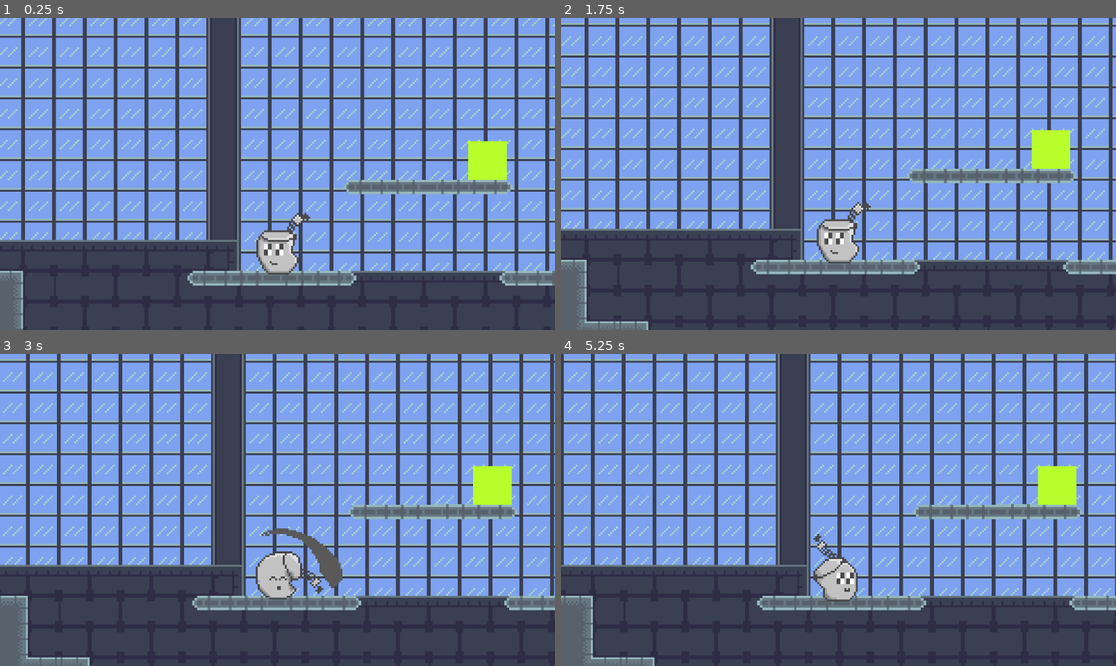
Above: before the commit, frames 1-4 (two rows, left to right).
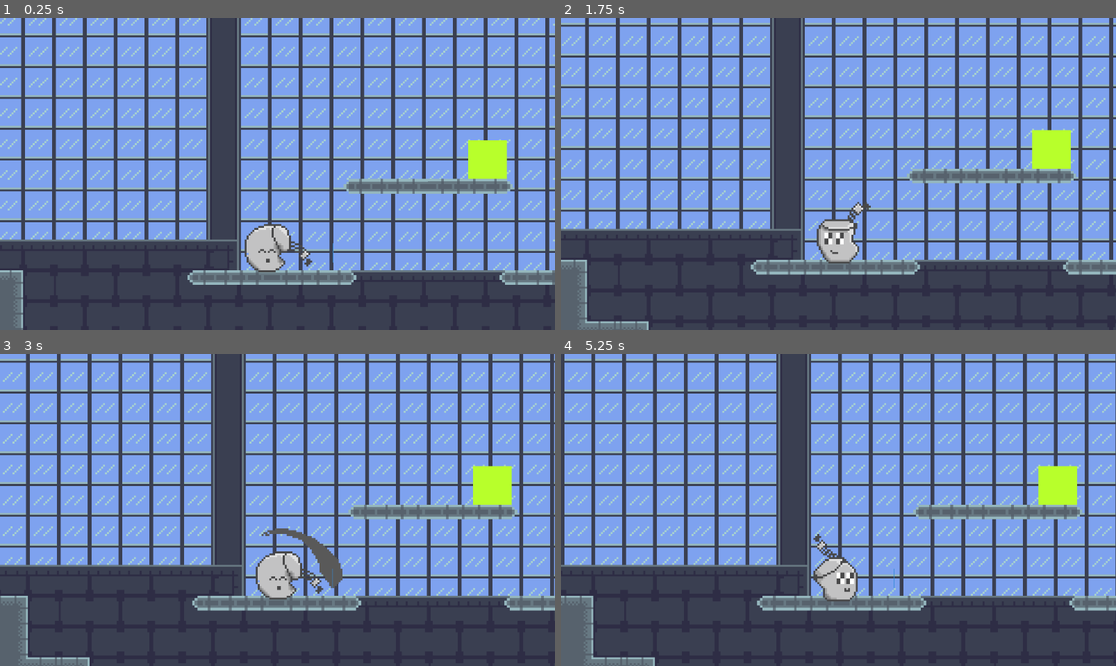
Above: after the commit, the same moments.

Repository: HercMakesThings/godot_platformer_study
Game: Godot game, scene res://scenes/game.tscn
Same seed, same stepped clock (60 frames per second), same inputs: the game is played once before the commit and once after it.
Inputs (mouse positions are in pixels of both pictures, inside the frame that each line leads up to):
- Up to frame 1 (0.25 s): no input
- Up to frame 2 (1.75 s): move the mouse to (960, 158) at 0.52 s; press the mouse at (960, 158) at 0.53 s; hold D (run_right_test) from 0.53 s (still down); tap Space (jump_test) at 0.77, 1.52 s; move the mouse to (727, 189) at 1.27 s; release the mouse at (727, 189) at 1.28 s; click (727, 189) at 1.35 s
- Up to frame 3 (3 s): move the mouse to (333, 441) at 2.02 s; release D (run_right_test) at 2.03 s; press the mouse at (333, 441) at 2.03 s; hold A (run_left_test) 2.03-2.78 s; move the mouse to (249, 572) at 2.77 s; release the mouse at (249, 572) at 2.78 s; hold D (run_right_test) from 2.78 s (still down); click (249, 572) at 2.85 s
- Up to frame 4 (5.25 s): tap Space (jump_test) at 3.02, 3.77, 4.52 s; move the mouse to (1005, 556) at 3.52 s; press the mouse at (1005, 556) at 3.53 s; move the mouse to (672, 463) at 4.27 s; release D (run_right_test) at 4.28 s; release the mouse at (672, 463) at 4.28 s; hold A (run_left_test) 4.28-5.03 s; click (672, 463) at 4.35 s; move the mouse to (866, 510) at 5.02 s; press the mouse at (866, 510) at 5.03 s; hold D (run_right_test) from 5.03 s (still down)

The runs differ from the first frame. In frame 1, 7.3% of the frame differs, in the area x 0-100%, y 0-100%; in frame 2, 4.9%; in frame 3, 0.2%; in frame 4, 5.0%.

Commit message:
physics update mk1

Diff:
--- a/scenes/PlayerBasicAttack.gd
+++ b/scenes/PlayerBasicAttack.gd
@@ -8,6 +8,8 @@
 
 var attack_frames
 var attack_count
+
+@onready var hitbox = $"../../Hitbox"
 
 #@onready var hitbox_1 = get_node("./atk_1_hitbox")
 #@onready var atk_1_hitbox = $atk_1_hitbox
@@ -31,17 +33,20 @@
 	#add_child(atk_1_hitbox)
 
 func Update(_delta):
+	#hitbox.disabled
 	#atk_1_hitbox.shape_owner_get_shape()
 	#self.remove_child(atk_1_hitbox)
 	#if attack_frames == 15:
 		#self.add_child(atk_1_hitbox)
 	#if attack_count == 1:
 		#animated_sprite_2d.play("basic_attack_1")
+	#if attack_frames >= 15 && attack_frames <= 18:
+		#hitbox.set_process_mode(PROCESS_MODE_INHERIT)
 	if attack_frames >= 30:
 		state_transition.emit(self, "PlayerIdle")
 		return
 	attack_frames = attack_frames + 1
-	pass
+
 
 func Exit():
 	pass
--- a/scenes/player.tscn
+++ b/scenes/player.tscn
@@ -13,6 +13,8 @@
 [ext_resource type="Script" path="res://scenes/PlayerBasicAttack.gd" id="10_q08rp"]
 [ext_resource type="PackedScene" uid="uid://cl6f5342w14nm" path="res://scenes/hitbox.tscn" id="12_3dntq"]
 [ext_resource type="Script" path="res://scripts/PlayerDamaged.gd" id="12_7jsp1"]
+[ext_resource type="Script" path="res://scripts/PlayerLandingLag.gd" id="13_blm3h"]
+[ext_resource type="Script" path="res://scripts/player_vel_vis.gd" id="14_5ghsh"]
 
 [sub_resource type="AtlasTexture" id="AtlasTexture_ig227"]
 atlas = ExtResource("3_ruck4")
@@ -54,6 +56,10 @@
 atlas = ExtResource("3_ruck4")
 region = Rect2(134, 89, 32, 37)
 
+[sub_resource type="AtlasTexture" id="AtlasTexture_02wtl"]
+atlas = ExtResource("3_ruck4")
+region = Rect2(192, 0, 64, 64)
+
 [sub_resource type="AtlasTexture" id="AtlasTexture_xqeti"]
 atlas = ExtResource("3_34dju")
 region = Rect2(0, 32, 32, 32)
@@ -126,6 +132,14 @@
 "loop": true,
 "name": &"jump_squat",
 "speed": 3.0
+}, {
+"frames": [{
+"duration": 1.0,
+"texture": SubResource("AtlasTexture_02wtl")
+}],
+"loop": true,
+"name": &"landing_lag",
+"speed": 5.0
 }, {
 "frames": [{
 "duration": 1.0,
@@ -156,6 +170,17 @@
 
 [sub_resource type="CircleShape2D" id="CircleShape2D_onhl1"]
 radius = 9.05539
+
+[sub_resource type="CanvasTexture" id="CanvasTexture_yfwbj"]
+specular_color = Color(0.408699, 0.692188, 0.907185, 1)
+
+[sub_resource type="Animation" id="Animation_nfhr8"]
+resource_name = "enable_hurtbox"
+
+[sub_resource type="AnimationLibrary" id="AnimationLibrary_22ne6"]
+_data = {
+"enable_hurtbox": SubResource("Animation_nfhr8")
+}
 
 [node name="Player" type="CharacterBody2D"]
 collision_layer = 9
@@ -165,7 +190,7 @@
 [node name="AnimatedSprite2D" type="AnimatedSprite2D" parent="."]
 position = Vector2(3, -5)
 sprite_frames = SubResource("SpriteFrames_32tf0")
-animation = &"damaged"
+animation = &"basic_attack_1"
 offset = Vector2(6.01, -15.445)
 script = ExtResource("5_sssnf")
 
@@ -205,9 +230,23 @@
 [node name="PlayerDamaged" type="Node" parent="FSM"]
 script = ExtResource("12_7jsp1")
 
+[node name="PlayerLandingLag" type="Node" parent="FSM"]
+script = ExtResource("13_blm3h")
+
 [node name="Hitbox" parent="." instance=ExtResource("12_3dntq")]
-visible = false
 position = Vector2(18, -12)
 rotation = -0.565487
 
+[node name="Line2D" type="Line2D" parent="."]
+position = Vector2(28.945, 0)
+points = PackedVector2Array(0.025, 0, 0, 0)
+default_color = Color(0.201004, 0.544663, 0.844904, 1)
+texture = SubResource("CanvasTexture_yfwbj")
+script = ExtResource("14_5ghsh")
+
+[node name="AnimationPlayer" type="AnimationPlayer" parent="."]
+libraries = {
+"": SubResource("AnimationLibrary_22ne6")
+}
+
 [connection signal="area_entered" from="Hurtbox" to="." method="_on_hurtbox_area_entered"]
--- a/scenes/sprite_position_util.gd
+++ b/scenes/sprite_position_util.gd
@@ -16,7 +16,16 @@
 		else:
 			offset.x = 6
 			offset.y = -15
-		return
-	if animation != "basic_attack_1":
+		#return
+	elif animation == "landing_lag":
+		offset.x = 0
+		offset.y = -16
+	elif animation == "walk_right":
+		offset.x = -8
+		offset.y = 0
+	else:
 		offset.x = 0
 		offset.y = 0
+	#if animation != "basic_attack_1":
+		#offset.x = 0
+		#offset.y = 0
--- a/scripts/Hitbox.gd
+++ b/scripts/Hitbox.gd
@@ -4,11 +4,18 @@
 
 var dmg: float = 15
 var kb_angle: Vector2 = Vector2(1,2).normalized()
+var is_active: bool
+var atk_frames;
+@onready var shape = $CollisionShape2D
+@onready var animated_sprite = $"../AnimatedSprite2D"
 
 var xoff = 18
 # Called when the node enters the scene tree for the first time.
 func _ready():
 	print("ready from hitbox!")
+	shape.set_disabled(true)
+	is_active = false
+	atk_frames = 0
 	pass # Replace with function body.
 
 
@@ -24,6 +31,20 @@
 	#pass
 	#print("player direction: " + str(player.dir))
 	#print("x position: " + str(position.x))
+	print(animated_sprite.animation)
+	is_active = false
+	var frame = animated_sprite.get_frame()
+	print(frame)
+	if animated_sprite.animation == "basic_attack_1":
+		if atk_frames >= 10 && atk_frames <= 15:
+			is_active = true
+		atk_frames += 1
+	if atk_frames >= 16:
+		atk_frames = 0
+	if is_active:
+		shape.set_disabled(false)
+	else:
+		shape.set_disabled(true)
 	if player.dir != 0:
 		#position.x = (position.x * player.dir) * delta
 		#if player.dir == 1:
@@ -31,11 +52,11 @@
 		if player.dir == 1:
 			#rotation = 0
 			#set_rotation(PI/2)
-			set_rotation(0.5585)
+			set_rotation(-0.5585)
 		else:
 			#rotation = 90
 			#set_rotation(0)
-			set_rotation(-0.5585)
+			set_rotation(0.5585)
 		position.x = xoff * player.dir
 	else:
 		#position.x = (position.x * player.prev_dir) * delta
--- /dev/null
+++ b/scripts/PlayerLandingLag.gd
@@ -0,0 +1,23 @@
+extends State
+class_name PlayerLandingLag
+
+@onready var animated_sprite = $"../../AnimatedSprite2D"
+@onready var player = $"../.."
+
+var landing_frames
+
+signal is_in_landing_lag
+
+func Enter():
+	landing_frames = 0
+
+func Update(delta):
+	if landing_frames <= 5:
+		is_in_landing_lag.emit()
+		animated_sprite.play("landing_lag")
+	else:
+		state_transition.emit(self, "PlayerIdle")
+	landing_frames = landing_frames + 1
+
+func Exit():
+	pass
--- a/scripts/finite_state_machine.gd
+++ b/scripts/finite_state_machine.gd
@@ -53,6 +53,6 @@
 	current_state = newState
 
 func _physics_process(delta):
-	#print(current_state.name.to_lower())
+	print(current_state.name.to_lower())
 	if current_state:
 		current_state.Update(delta)
--- a/scripts/player.gd
+++ b/scripts/player.gd
@@ -4,40 +4,51 @@
 #const SPEED = 200.0
 @export var speed: float = 200.0
 const MAX_SPEED: float = 400.0
-const JUMP_VELOCITY = -300.0
+#const JUMP_VELOCITY = -300.0
+const JUMP_VELOCITY = -1000.0
+const TERMINAL_VELOCITY = 250.0
 @onready var fsm = $FSM
 var dir: int = 1
 var prev_dir: int
 var accel: Vector2
+var air_accel: Vector2
 var mass: float = 5.0
 var attack_flag: bool = false
 var fr_force = Vector2(0,0)
 var fr_threshold = 20
-var friction = 0.5
-var air_friction = 0.95
+var friction = 0.45
+var air_friction = 0.8
+var air_drift: Vector2
 var inertia: Vector2
 var is_running: bool
 var is_aerial: bool
+var weight: float
+var on_ground: bool
 
 # Get the gravity from the project settings to be synced with RigidBody nodes.
 var GRAVITY = ProjectSettings.get_setting("physics/2d/default_gravity")
 var gravity
 
 @onready var animated_sprite = $AnimatedSprite2D
+
+@onready var hitbox = $Hitbox
+
 
 func _ready():
 	gravity = GRAVITY
 	prev_dir = dir
 	inertia = Vector2(0,0)
+	air_drift = Vector2(0,0)
+	weight = gravity * mass
 
 	fsm.find_child("PlayerMove").is_player_moving.connect(_on_player_moving)
 	fsm.find_child("PlayerJumpSquat").is_player_jumping.connect(_on_player_jumping)
 	fsm.find_child("PlayerBasicAttack").is_player_attacking.connect(_on_player_attacking)
 	fsm.find_child("PlayerDamaged").is_in_hitlag.connect(_on_player_under_hitlag)
 	fsm.find_child("PlayerDamaged").is_in_hitstun.connect(_on_player_under_hitstun)
+	fsm.find_child("PlayerLandingLag").is_in_landing_lag.connect(_on_player_under_landing_lag)
 
 func _on_player_moving(direction, delta):
-	#print("hello from moving")
 	if dir != 0 and is_on_floor():
 		prev_dir = dir
 	dir = direction
@@ -46,39 +57,50 @@
 	#print("dir: " + str(dir))
 	#print("prev_dir: " + str(prev_dir))
 	var run_force = Vector2(150,0)
+	air_drift = run_force * 0.5
 	accel = calc_accel(run_force)
-	#print("horizontal accel: " + str(accel.x))
-	#velocity.x = dir * (speed * delta * 60)
-	#if abs(velocity.x) < MAX_SPEED:
-		#velocity.x = ((velocity.x + accel.x * dir) * delta * 60)
-	##elif abs(velocity.x) <= fr_threshold:
-		##velocity.x = 0
-	#else:
-		#velocity.x = dir * MAX_SPEED * delta * 60
-		#accel.x = 0
-	#if dir:
-		#velocity.x = dir * speed
-	#else:
-		#velocity.x = move_toward(velocity.x, 0, speed)
 
 func _on_player_jumping(type):
-	#print("hello from jumping")
-	#print(type)
 	if type == "high":
-		velocity.y = JUMP_VELOCITY
+		#velocity.y = JUMP_VELOCITY
+		air_accel = calc_accel(Vector2(0,JUMP_VELOCITY))
+		#velocity = velocity + air_accel * 2
+		#velocity.y = move_toward(velocity.y, air_accel.y, 5)
+		velocity.y = velocity.y + air_accel.y * 2
 	if type == "short":
-		velocity.y = JUMP_VELOCITY*0.65
+		#velocity.y = JUMP_VELOCITY*0.65
+		air_accel = calc_accel(Vector2(0,JUMP_VELOCITY*0.65))
+		#velocity = velocity + air_accel * 2
+		#velocity.y = move_toward(velocity.y, air_accel.y, 5)
+		velocity.y = velocity.y + air_accel.y * 2
 
 func _on_player_attacking():
 	attack_flag = true
 
+func _on_player_under_landing_lag():
+	velocity = velocity.lerp(Vector2(0,0), 0.1)
+	#velocity.x = 0
+
 func _physics_process(delta):
+	#hitbox.set_process_mode(PROCESS_MODE_DISABLED)
 	#print("hello from physics process")
 	if not is_on_floor():
 		is_aerial = true
-		velocity.y += gravity * delta
+		on_ground = false
+		#velocity.y += (gravity * 0.6) * delta
+		if velocity.y < TERMINAL_VELOCITY:
+			#velocity += (Vector2(0, weight) * 0.6) * delta
+			#velocity = velocity.lerp(Vector2(0, TERMINAL_VELOCITY), 0.1)
+			#velocity.y = move_toward(0, TERMINAL_VELOCITY, 0.1)
+			velocity.y = velocity.y + 20
+		else:
+			velocity.y = TERMINAL_VELOCITY
 		if velocity.x <= MAX_SPEED:
 			pass
+	else:
+		if !on_ground:
+			fsm.force_change_state("PlayerLandingLag")
+		on_ground = true
 
 	if attack_flag and is_on_floor():
 		is_running = false
@@ -88,12 +110,6 @@
 		if abs(velocity.x) < 120:
 			attack_flag = false
 			velocity.x = 0
-		#return
-	#print(attack_flag)
-	#print(velocity.x)
-	#if inertia.length() != 0:
-		#velocity = velocity + inertia
-		#inertia = inertia.lerp(Vector2(0,0), 0.1)
 
 	if is_running:
 		#velocity = velocity + accel
@@ -104,22 +120,51 @@
 			else:
 				velocity.x = MAX_SPEED * delta * dir * 30
 		else:
+				var accel_mag = accel.length()
 			#velocity = (velocity + accel * 10 * dir) * air_friction * delta
-			if abs(velocity.x) < MAX_SPEED * delta:
-				velocity = (velocity + accel * 30 * dir * delta * air_friction)
-			else:
-				#velocity.x = MAX_SPEED * delta * dir * 30
-				velocity.x = move_toward(velocity.x, 0, 0.25)
+			#if abs(velocity.x) < MAX_SPEED * delta:
+				#air_drift.x * dir
+				#accel = accel + (air_drift * 300)
+				#velocity = (velocity + accel * 300 * dir * delta * air_friction)
+				if dir == prev_dir || prev_dir == 0:
+					#velocity = (velocity + accel * 80 * dir * delta)
+					pass
+				else:
+					#velocity = (velocity + accel * 40 * dir * delta)
+					#accel = accel * 0.65
+					#accel = accel.lerp(accel * 0.35, 0.01)
+					#var accel_mag = accel.length()
+					#if accel_mag != 0:
+					accel_mag = move_toward(accel_mag, 0, 0.01)
+					accel = accel.normalized() * accel_mag
+					#velocity = (velocity + accel * 80 * dir * delta)
+					#accel = accel - (accel * 2 * dir)
+					#velocity = velocity.lerp(velocity * dir, air_friction)
+				velocity = (velocity + accel * 80 * dir * delta)
+				velocity.x = velocity.x * air_friction
+				#velocity = (velocity + accel * 30 * dir * delta * air_friction) + ((air_drift * 300) * dir)
+			#else:
+				##velocity.Sx = MAX_SPEED * delta * dir * 30
+				##air_drift.x * dir
+				##accel = accel + (air_drift * 30)
+				#velocity.x = move_toward(velocity.x, 0, 0.25)
+				##velocity.x = move_toward(velocity.x, air_drift.x, 0.25)
 		if abs(velocity.x) == 0:
-			#velocity.x = 0
+			#velocity.x = 0d
 			is_running = false
+		#print("pong")
 	#is_running = false
 	else:
 		#velocity = velocity.lerp(Vector2(0,0), 0.01)
 		#velocity.x = move_toward(velocity.x, 0, 0.1)
+		#print("ping")
 		velocity.x = velocity.x - (5 * dir) * delta
-		accel = accel.lerp(Vector2(0,0), 0.1)
-		print("horizontal accel: " + str(accel.x))
+		accel = accel.lerp(Vector2(0,0), 1)
+		#print("horizontal vel: " + str(velocity.x))
+		#print("horizontal accel: " + str(accel.x))
+	#print(is_running)
+	#print("dir: " + str(dir))
+	#print("prev_dir: " + str(prev_dir))
 	is_running = false
 	move_and_slide()
 
--- a/scripts/player_move.gd
+++ b/scripts/player_move.gd
@@ -4,6 +4,8 @@
 #@export var animated_sprite: AnimatedSprite2D
 @onready var animated_sprite = $"../../AnimatedSprite2D"
 @onready var player = $"../.."
+
+var on_ground: bool
 
 signal is_player_moving(dir, delta)
 signal is_player_jumping(bool)
@@ -35,6 +37,9 @@
 
 	# play animations
 	if player.is_on_floor():
+		#if not on_ground:
+			#state_transition.emit(self, "PlayerLandingLag")
+		#on_ground = true
 		if direction == 0 and !Input.is_action_pressed("run_left_test") and !Input.is_action_pressed("run_right_test"):
 			state_transition.emit(self, "PlayerIdle")
 		else:
@@ -43,6 +48,7 @@
 			elif direction < 0:
 				animated_sprite.play("walk_left")
 	else:
+		on_ground = false
 		#if player.dir == 1:
 			#animated_sprite.flip_h = false
 		#elif player.dir == -1:
--- /dev/null
+++ b/scripts/player_vel_vis.gd
@@ -0,0 +1,13 @@
+extends Line2D
+
+@onready var player = $".."
+
+# Called when the node enters the scene tree for the first time.
+func _ready():
+	pass # Replace with function body.
+
+
+# Called every frame. 'delta' is the elapsed time since the previous frame.
+func _process(delta):
+	set_point_position(1, player.velocity * 0.08)
+	#set_point_position(1, Vector2(player.velocity.x, 0) * 0.05)
Not shown: 1 places in scenes/player.tscn that only renumber resources
